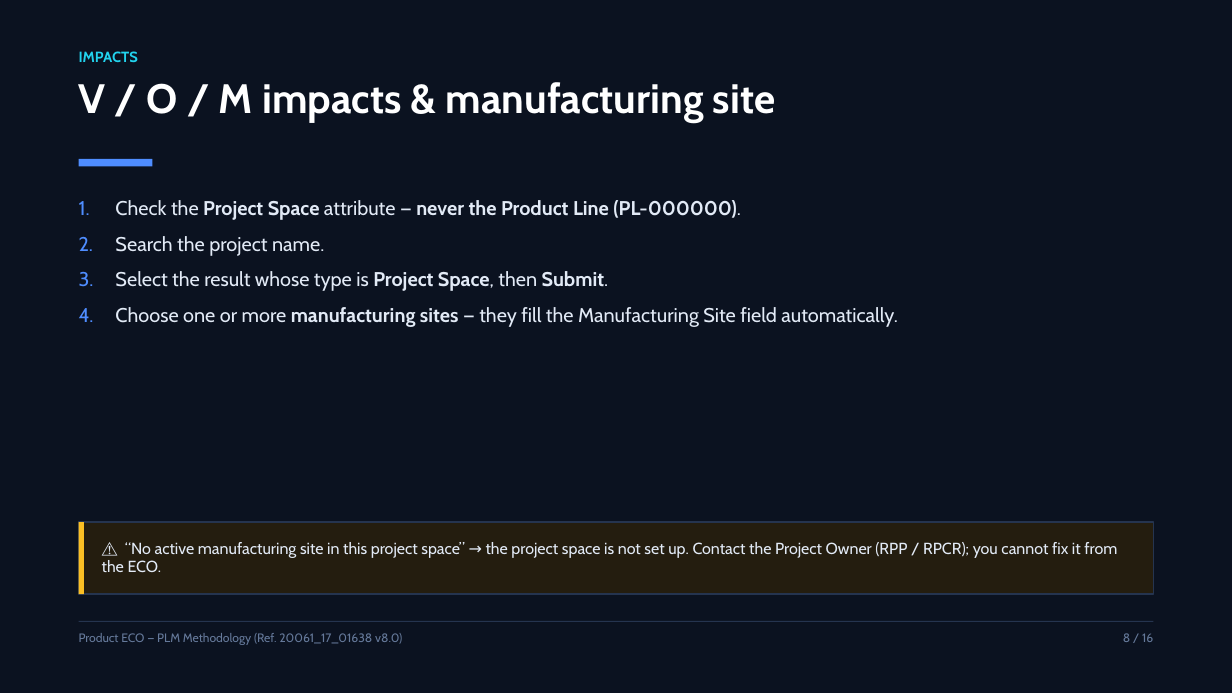
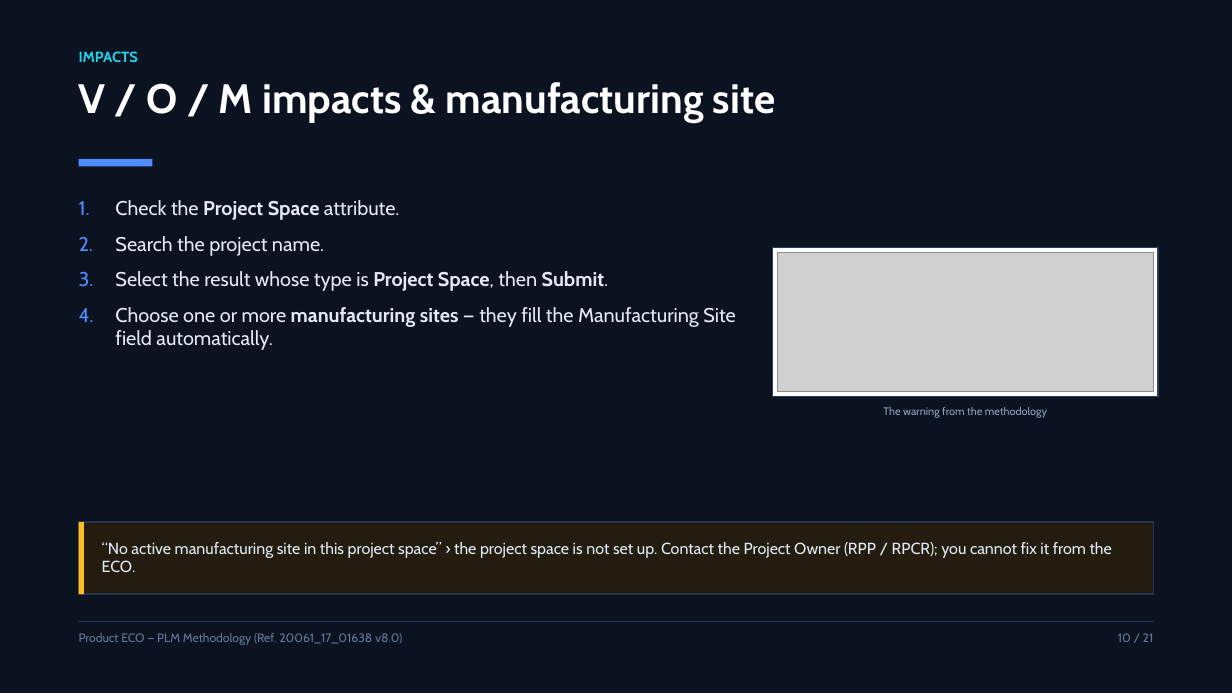
Before and after one commit to OUBELLA22/PLM, a slide deck: slide 10 of eco-presentation/ECO_Product_Presentation.pptx (slide 8 before the commit). Drawn at 1232x693 pixels with LibreOffice and Linux fonts; fonts in the diff are those of the drawing; grey boxes stand for pictures. Boxes give left, top, right and bottom in pixels: in the first picture for what was removed or moved away, otherwise in the second. Text is boxed around its words. In the diff, an @@ line names an element or a change of style, - is before the commit and + after.

Commit message:
Add screenshots from the source PDF to the ECO deck (21 slides)
- extract_pdf_images.py: pull image XObjects out of the PDF (stdlib only)
- pngtool.py: crop the tall creation form into two readable halves
- 11 curated screenshots wired into new shot / shots / image-panel layouts
- renderers embed pictures in both HTML (data URI) and PPTX (media parts)
- verify_pptx.py also checks picture refs, aspect ratios and text collisions

```diff
--- a/eco-presentation/ECO_Product_Presentation.pptx
+++ b/eco-presentation/ECO_Product_Presentation.pptx
@@ text at [115, 200, 400, 220]: text changed; bold off @@
-1. Check the Project Space attribute — never the Product Line (PL-000000).
+1. Check the Project Space attribute.
@@ rectangle added at [773, 248, 1158, 396], fill #FFFFFF, outline #2B3D5C 1 pt @@
@@ picture added at [777, 252, 1153, 392] @@
@@ text added at [883, 407, 1047, 418], 8.5 pt, text #8FA5C4 @@
+The warning from the methodology
@@ text in rectangle at [102, 542, 1112, 573]: text changed @@
-⚠ “No active manufacturing site in this project space” → the project space is not set up. Contact the Project Owner (RPP / RPCR); you cannot fix it from the ECO.
+“No active manufacturing site in this project space” › the project space is not set up. Contact the Project Owner (RPP / RPCR); you cannot fix it from the ECO.
@@ text at [1118, 633, 1154, 642]: text changed @@
-8 / 16
+10 / 21
```
Also in this commit, not shown: 13 other slides changed, 6 slides added, 1 slide removed, 42 other files.
